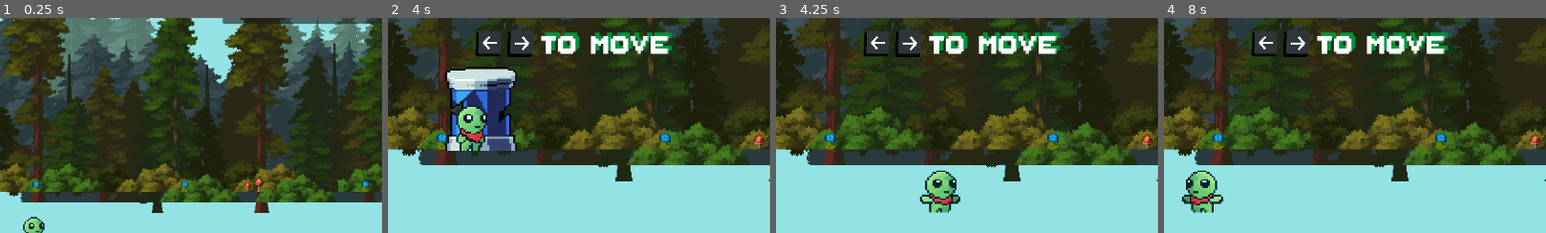
Above: before the commit, frames 1-4 (left to right).
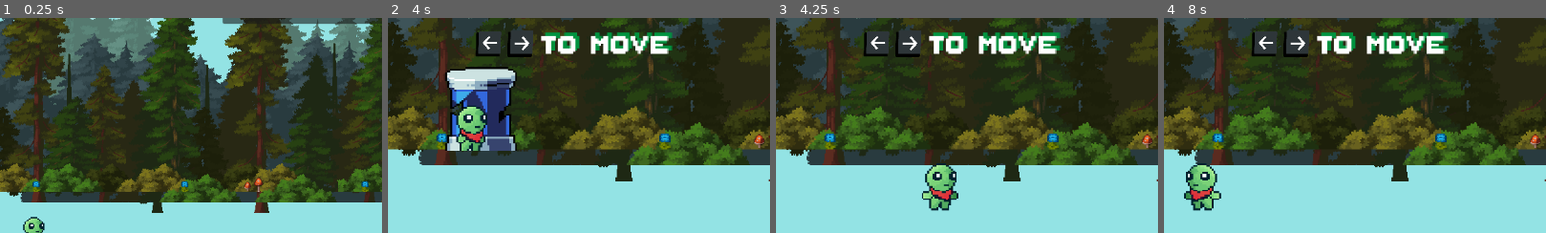
Above: after the commit, the same moments.

Repository: Jeric-Tan/Sliggy
Game: Godot game, scene res://levels/level_1.tscn
The game is run twice, just before and just after one commit, with the same random seed, the same clock (stepped at 60 frames per second) and the same inputs.
Inputs (mouse positions are % of the whole screen's width and height, from its top left):
- Up to frame 1 (0.25 s): no input
- Up to frame 2 (4 s): click "Play" at 0.5 s; tap Enter at 1.25 s; move the mouse to (72, 45) at 1.27 s; hold Right (right) 1.28-2.78 s; tap C (clear) every 0.75 s from 1.35 to 3.6 s; tap Up (jump) at 1.52, 2.27, 3.77 s; tap R (respawn) at 2, 2.75 s; move the mouse to (30, 55) at 2.02 s; move the mouse to (60, 28) at 2.77 s; hold Left (left) 2.78-3.53 s; move the mouse to (45, 70) at 3.52 s; hold Right (right) from 3.53 s (still down)
- Up to frame 3 (4.25 s): keep holding Right (right)
- Up to frame 4 (8 s): move the mouse to (80, 65) at 4.27 s; tap C (clear) every 0.75 s from 4.35 to 7.35 s; tap Up (jump) at 4.52, 5.27, 6.77, 7.52 s; move the mouse to (20, 35) at 5.02 s; release Right (right) at 5.03 s; hold Left (left) 5.03-5.78 s; tap R (respawn) at 5.75, 7.25 s; move the mouse to (55, 50) at 5.77 s; hold Right (right) 5.78-6.53 s; move the mouse to (35, 25) at 6.52 s; hold Left (left) from 6.53 s (still down); move the mouse to (72, 45) at 7.27 s
The pictures show only the part of the screen within x 0-50%, y 50-100%; the shares and areas given below are measured in that part.

Frames 1-2 are identical in both runs. In frame 3, 1.5% of the frame differs, in the area x 37-49%, y 67-91%; in frame 4, 1.4%.

Commit message:
i think the inconsistent animations are fixed

Diff:
--- a/levels/level_2.tscn
+++ b/levels/level_2.tscn
@@ -439,11 +439,11 @@
 layer_0/tile_data = PackedInt32Array(786435, 196609, 14, 786436, 196609, 14, 524288, 196609, 1879048206, 458752, 196609 …(283 unchanged characters)…
 
 [node name="player" parent="level_holder" index="3"]
-position = Vector2(45, 601)
+position = Vector2(43, 602)
 total_lives = 2
 
 [node name="AnimatedSprite2D" parent="level_holder/player" index="0"]
-animation = &"push"
+animation = &"idle"
 
 [node name="death_player" parent="level_holder" index="4"]
 position = Vector2(-203, -41)
--- a/scripts/player.gd
+++ b/scripts/player.gd
@@ -67,9 +67,9 @@
 	#animations
 	if get_real_velocity().x != 0 and is_on_floor():
 		if pushing:
-			animated_sprite_2d.animation = "push"
+			animated_sprite_2d.play("push")
 		else:
-			animated_sprite_2d.animation = "running"
+			animated_sprite_2d.play("running")
 	#delay enabling collision to the second frame so it doesn't clip the spawned block
 	elif is_respawning:
 		if should_show_after_death:
@@ -81,7 +81,7 @@
 		animated_sprite_2d.play("respawn")
 		return
 	elif is_on_floor():
-		animated_sprite_2d.animation = "idle"
+		animated_sprite_2d.play("idle")
 	if not is_on_floor() and not cannot_move and Input.is_action_just_pressed("jump") and coyote_counter > 0:
 		jump(delta)
 
@@ -92,7 +92,7 @@
 		if not cannot_move and Input.is_action_just_pressed("jump"):
 			jump(delta)
 	else:
-		animated_sprite_2d.animation = "falling"
+		animated_sprite_2d.play("falling")
 		# Coyote Time
 		if coyote_counter > 0:
 			coyote_counter -= 1
@@ -104,7 +104,7 @@
 			# Add the gravity.
 			if not is_dead:
 				velocity.y += gravity * delta
-				animated_sprite_2d.animation = "falling"
+				animated_sprite_2d.play("falling")
 
 	if not cannot_move:
 		var direction = Input.get_axis("left", "right")
@@ -140,7 +140,7 @@
 				#if normal.x < 1: return
 				#var force = -normal * PUSH
 				pushing = true
-				animated_sprite_2d.animation = "push"
+				animated_sprite_2d.play("push")
 				#collider.apply_central_impulse(force)
 				#collider.apply_central_force(force)
 
